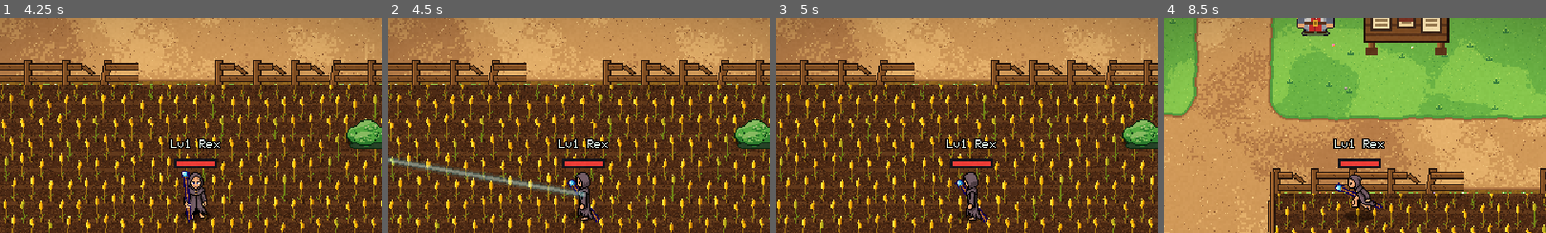
Above: before the commit, frames 1-4 (left to right).
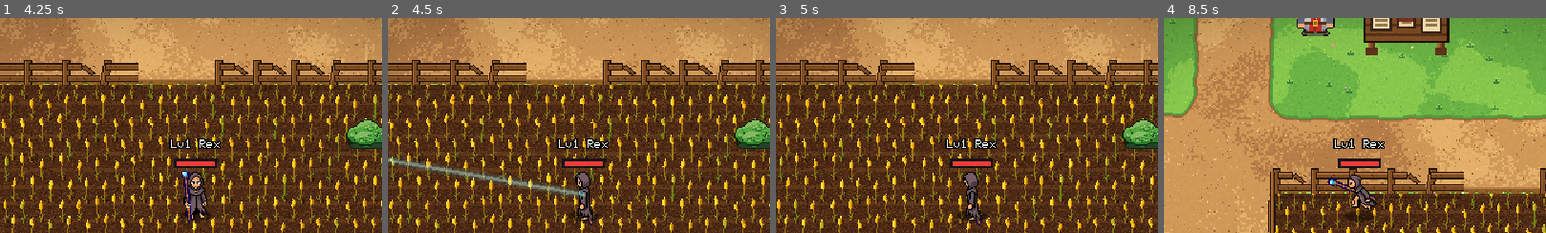
Above: after the commit, the same moments.

Repository: ivymiketwo/Dorkfall
Game: Godot game, scene res://scenes/main.tscn
The game is run twice, just before and just after one commit, with the same random seed, the same clock (stepped at 60 frames per second) and the same inputs.
Inputs (mouse positions are % of the whole screen's width and height, from its top left):
- Up to frame 1 (4.25 s): tap Enter at 0.5 s; drag from (89, 94) to (60, 28) at 0.52 s; drag from (92, 65) to (45, 70) at 1.27 s; move the mouse to (97, 45) at 2.02 s; hold D (move_right) 2.03-2.75 s; hold H (home_teleport) 2.03-2.75 s; click (97, 45) at 2.17 s; tap Space (jump) at 2.3, 3.77, 3.8, 4.07 s; drag from (45, 70) to (20, 35) at 2.77 s; move the mouse to (80, 65) at 3.52 s; hold A (move_left) from 3.53 s (still down); hold P (paperdoll) from 3.53 s (still down)
- Up to frame 2 (4.5 s): release A (move_left) at 4.25 s; release P (paperdoll) at 4.25 s; drag from (20, 35) to (35, 25) at 4.27 s
- Up to frame 3 (5 s): no input
- Up to frame 4 (8.5 s): move the mouse to (55, 50) at 5.02 s; hold S (move_down) 5.03-5.75 s; hold Shift (sprint) 5.03-5.75 s; click (55, 50) at 5.17 s; tap Space (jump) at 5.3 s; drag from (35, 25) to (30, 55) at 5.77 s; move the mouse to (72, 45) at 6.52 s; hold W (move_up) 6.53-7.25 s; hold Space (jump) 6.53-7.25 s; tap Enter at 6.6 s; drag from (30, 55) to (45, 70) at 7.27 s; move the mouse to (60, 28) at 8.02 s; hold S (move_down) from 8.03 s (still down); hold Space (jump) from 8.03 s (still down); tap V at 8.1 s
The pictures show only the part of the screen within x 24-74%, y 3-53%; the shares and areas given below are measured in that part.

Frame 1 is identical in both runs. In frame 2, 0.2% of the frame differs, in the area x 46-56%, y 75-97%; in frame 3, 0.2%; in frame 4, 0.3%, in the area x 42-58%, y 73-89%.

Commit message:
Hand-placed east/west jump staff poses; west idle angle mirrors east
Co-Authored-By: Claude Sonnet 5.5 <noreply@anthropic.com>
Claude-Session: https://claude.ai/code/session_01UyEsHhhwY5pbE3D4yW6PxM

Diff:
--- a/scripts/held_weapon.gd
+++ b/scripts/held_weapon.gd
@@ -19,7 +19,9 @@
 const OTHER_GRIP := 0.485                 # keeps the lower end where it was after the size change
 const GRIP := 0.33                          # how far down the weapon the hand holds it (0 = tip)
 const FRAME_PX := 48.0
-const JUMP_LEAN := 65.0
+## Hand-placed staff pose for every east / west jump frame: (centre x, centre y relative to the body, angle in degrees).
+const JUMP_STAFF_W := [Vector3(-3.1, -9.0, -76.4), Vector3(-3.5, -9.5, -85.1), Vector3(-2.0, -6.0, -83.9), Vector3(-0.5, -19.5, -91.1), Vector3(-0.5, -18.8, -92.3), Vector3(-3.4, -13.9, -88.2), Vector3(-2.5, -6.6, -88.1), Vector3(-3.0, -7.4, -68.3)]
+const JUMP_STAFF_E := [Vector3(-3.4, -7.2, 73.5), Vector3(-3.6, -7.8, 77.9), Vector3(-2.2, -6.5, 87.8), Vector3(-0.5, -19.8, 80.8), Vector3(-0.5, -18.8, 87.9), Vector3(-1.5, -13.9, 89.5), Vector3(-1.0, -6.4, 92.5), Vector3(-4.1, -4.5, 72.5)]
 const LEAN := [-5.0, 5.0, -35.0, 15.0]    # degrees per facing (down, up, left, right): the top leans forward / outward
 
 static var _hands: Dictionary = {}
@@ -84,13 +86,25 @@
 	position = body.position + local * body.scale
 	var facing := row % 4
 	rotation_degrees = LEAN[facing]
-	if row >= 8 and (facing == 2 or facing == 3):   # jumping east or west: the staff swings out nearly horizontal
-		rotation_degrees = signf(LEAN[facing]) * JUMP_LEAN
+	if row == 2:
+		rotation_degrees = -LEAN[3]          # west idle: mirror of the east idle angle
+	var jump_pose := Vector3.ZERO
+	var has_jump_pose := false
+	if row >= 8 and (facing == 2 or facing == 3):
+		var table: Array = JUMP_STAFF_W if facing == 2 else JUMP_STAFF_E
+		if col < table.size():
+			jump_pose = table[col]
+			has_jump_pose = true
 	_show_top_only(row % 4 == 2)
 	# facing south the staff is drawn taller (top above the head) and held nearer its middle
 	scale = body.scale * WEST_SCALE     # same staff size in every direction
 	var g := SOUTH_GRIP if facing == 2 else OTHER_GRIP
 	offset = Vector2(-_full_region.size.x / 2.0, -_full_region.size.y * g)
+	if has_jump_pose:
+		rotation_degrees = jump_pose.z
+		var up := Vector2(0, -1).rotated(deg_to_rad(jump_pose.z))
+		var length := _full_region.size.y * scale.y
+		position = body.position + Vector2(jump_pose.x, jump_pose.y) + up * (0.5 - g) * length
 	var behind := int(h[2]) == 1
 	_set_behind(behind)
 	_update_hand(facing, col, row, h, behind)
